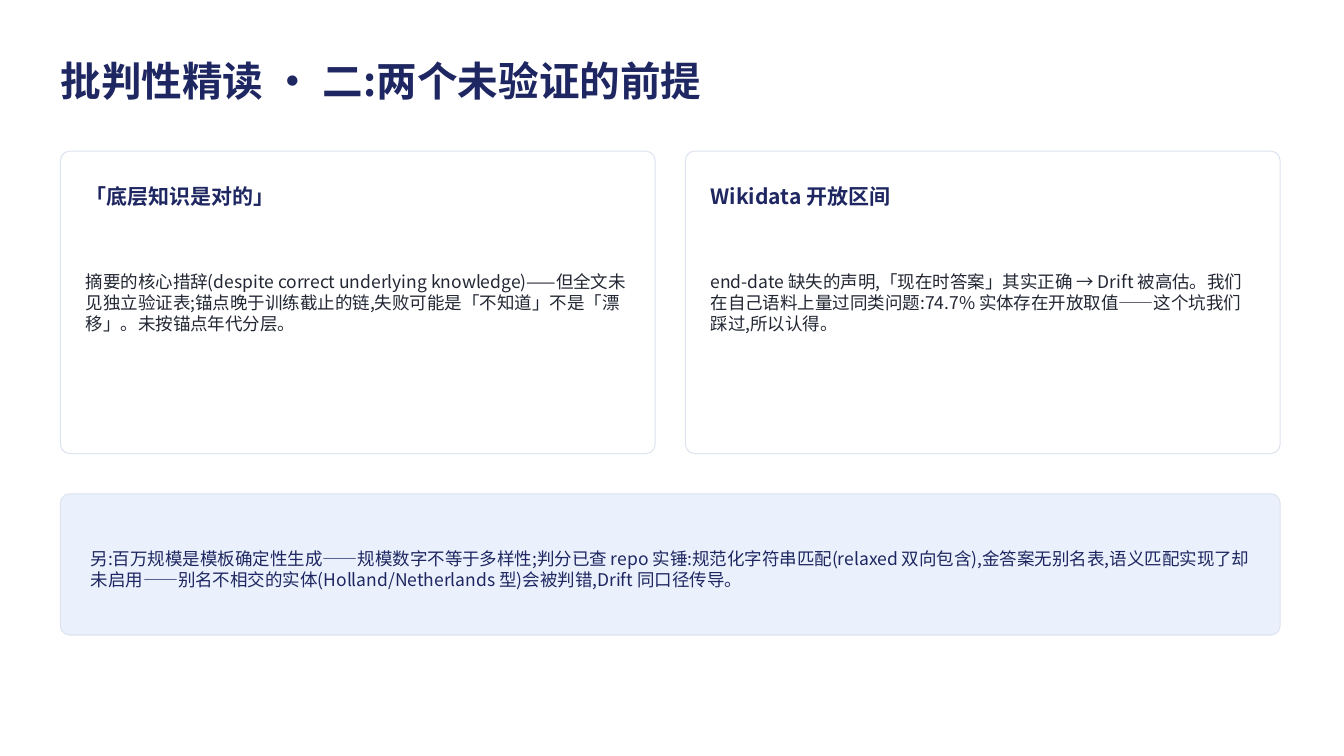
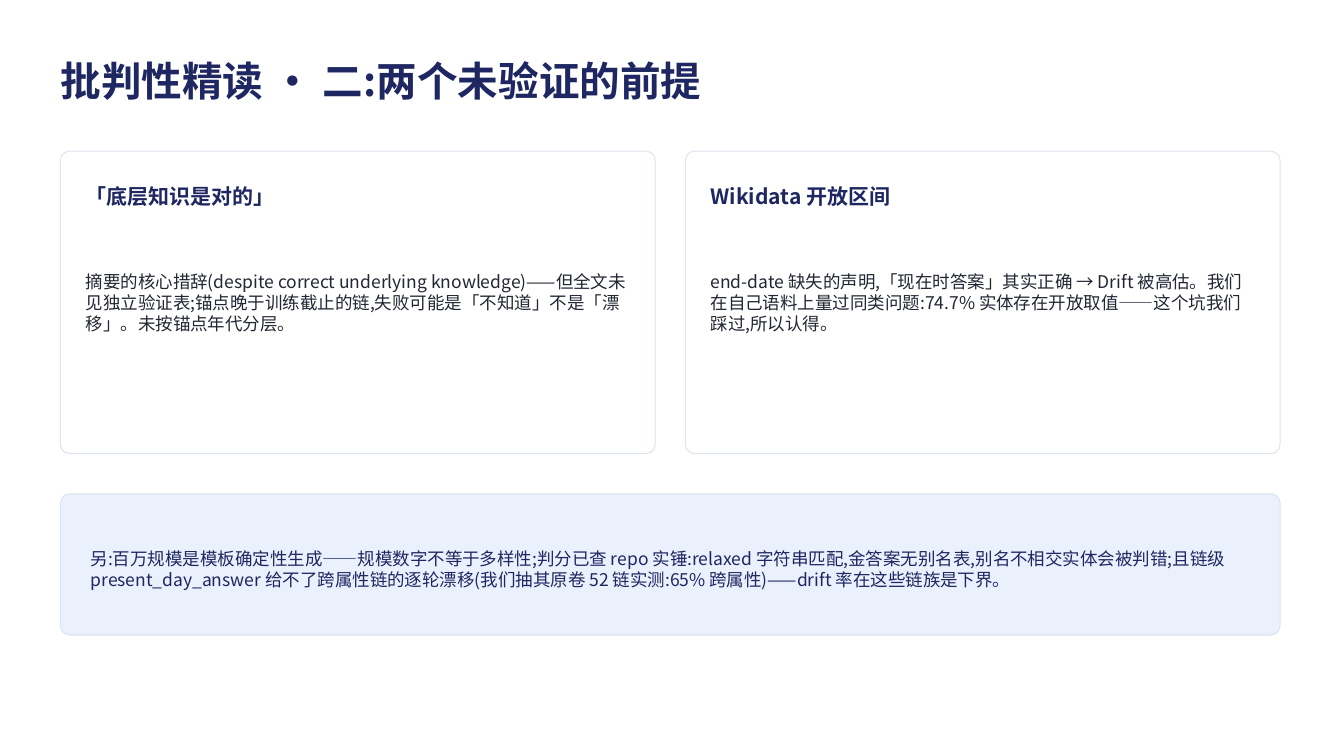
Before and after one commit to jeremyz12/qvf_withcontroller, a slide deck: slide 9 of study_logs/ChronoScope_share_20260821.pptx. Drawn at 1344x756 pixels with LibreOffice and Linux fonts; fonts in the diff are those of the drawing. Boxes give left, top, right and bottom in pixels: in the first picture for what was removed or moved away, otherwise in the second. Text is boxed around its words. In the diff, an @@ line names an element or a change of style, - is before the commit and + after.

```diff
--- a/study_logs/ChronoScope_share_20260821.pptx
+++ b/study_logs/ChronoScope_share_20260821.pptx
@@ text at bbox=[91, 550, 1225, 590]: text changed @@
-另:百万规模是模板确定性生成——规模数字不等于多样性;判分已查 repo 实锤:规范化字符串匹配(relaxed 双向包含),金答案无别名表,语义匹配实现了却未启用——别名不相交的实体(Holland/Netherlands 型)会被判错,Drift 同口径传导。
+另:百万规模是模板确定性生成——规模数字不等于多样性;判分已查 repo 实锤:relaxed 字符串匹配,金答案无别名表,别名不相交实体会被判错;且链级 present_day_answer 给不了跨属性链的逐轮漂移(我们抽其原卷 52 链实测:65% 跨属性)——drift 率在这些链族是下界。
```
Also in this commit, not shown: 2 other files.
